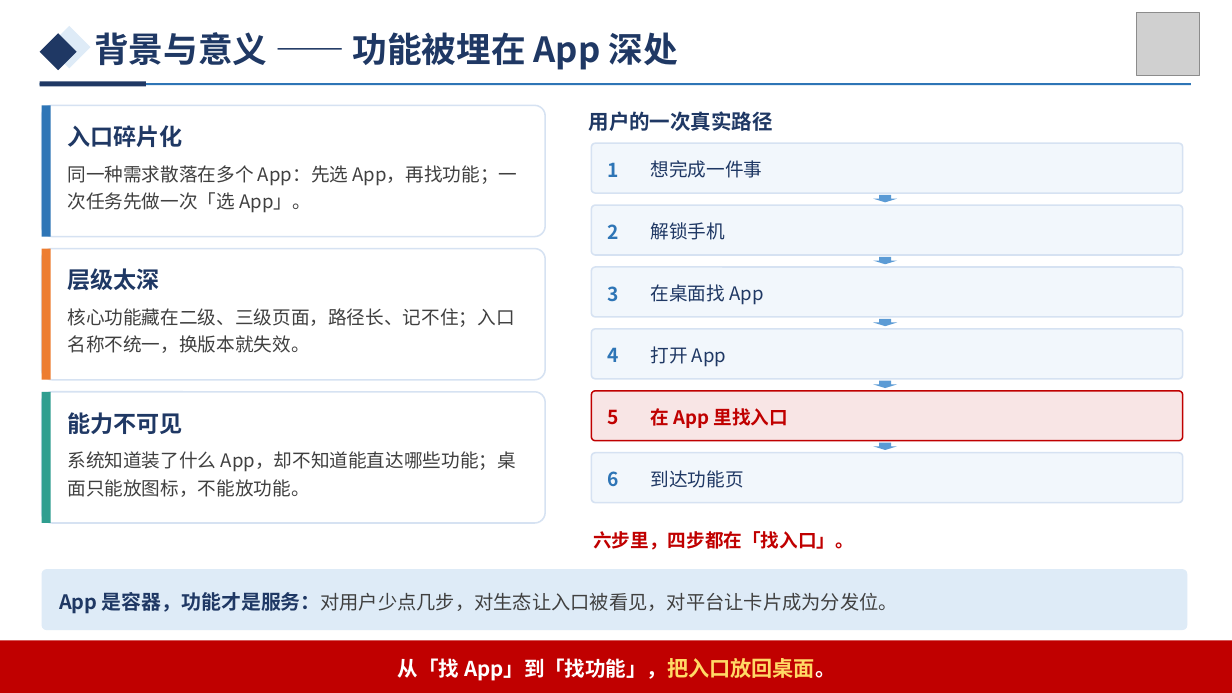
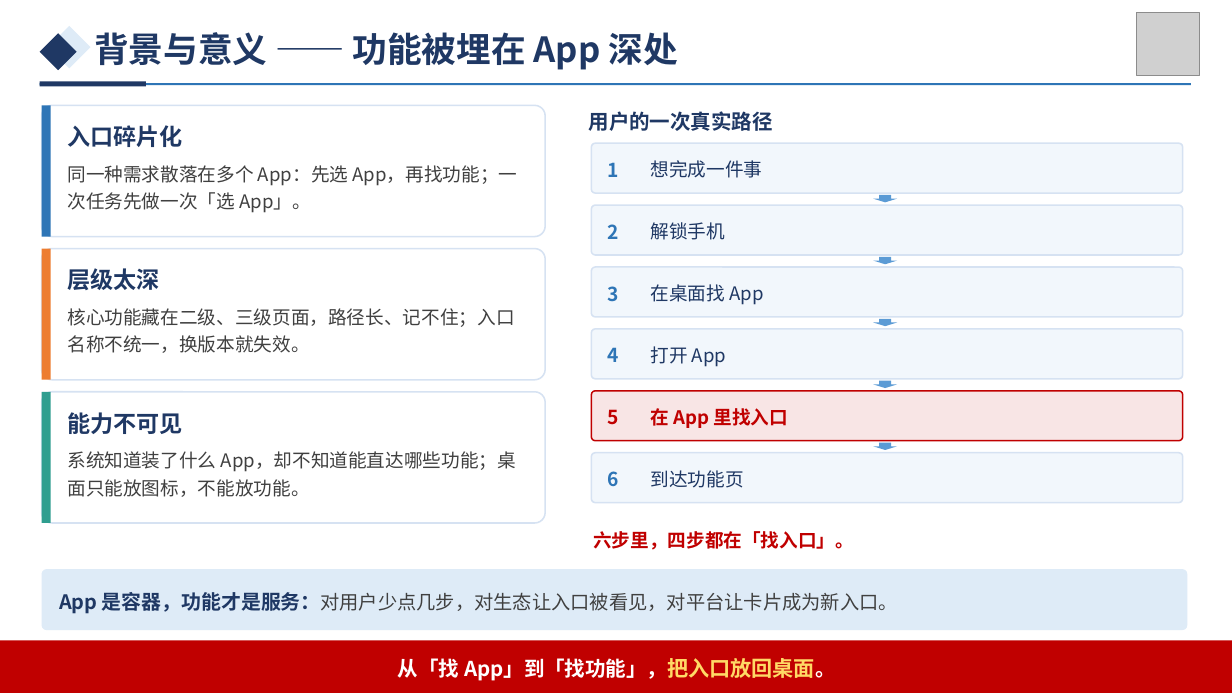
Before and after one commit to growvv/stargate, a slide deck: slide 2 of submission/StarGate_答辩PPT.pptx. Drawn at 1232x693 pixels with LibreOffice and Linux fonts; fonts in the diff are those of the drawing; grey boxes stand for pictures. Boxes give left, top, right and bottom in pixels: in the first picture for what was removed or moved away, otherwise in the second. Text is boxed around its words. In the diff, an @@ line names an element or a change of style, - is before the commit and + after.

```diff
--- a/submission/StarGate_答辩PPT.pptx
+++ b/submission/StarGate_答辩PPT.pptx
@@ text at (x1=59, y1=592, x2=897, y2=614): text changed @@
-App 是容器，功能才是服务：对用户少点几步，对生态让入口被看见，对平台让卡片成为分发位。
+App 是容器，功能才是服务：对用户少点几步，对生态让入口被看见，对平台让卡片成为新入口。
```
Also in this commit, not shown: 9 other slides changed, 1 slide added, 2 slides removed, 51 other files.
